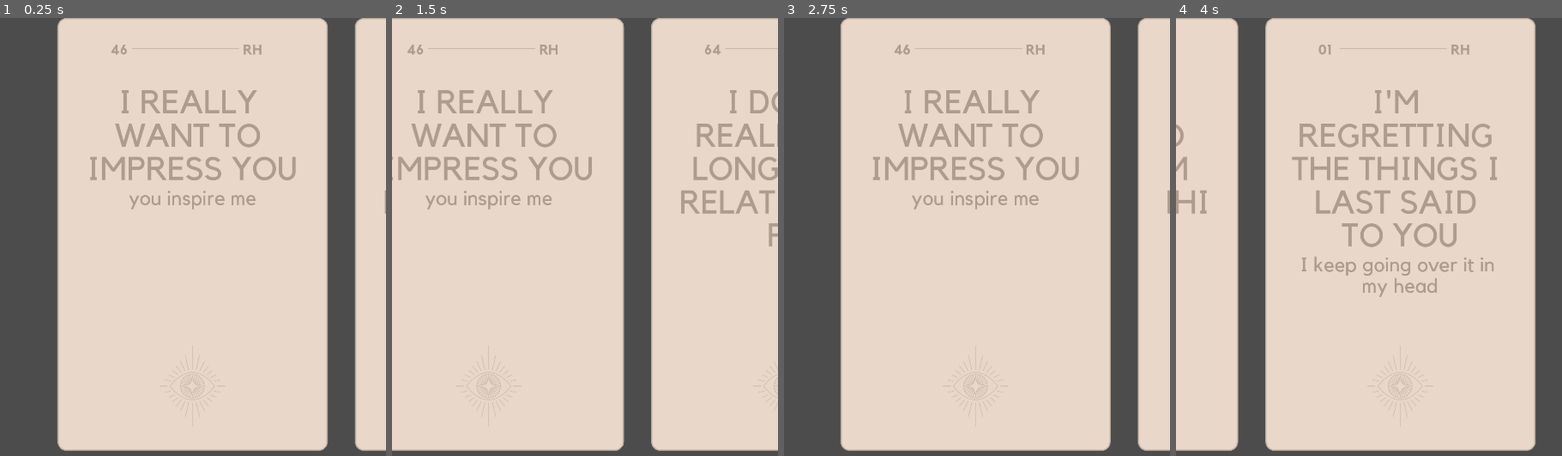
Above: before the commit, frames 1-4 (left to right).
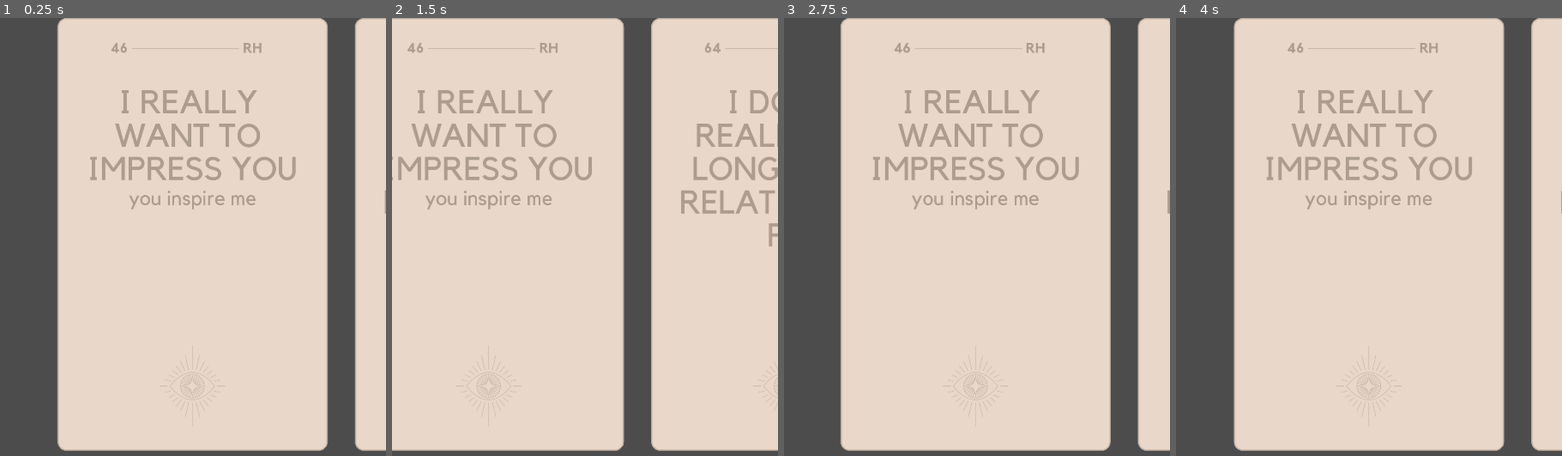
Above: after the commit, the same moments.

Repository: collectivenectar/therealrealoracle
Game: Godot game, scene res://scenes/DrawingCards/Carousels/CarouselFinite.tscn
Two runs of this game, one before a commit and one after it. Both use one fixed random seed, a clock stepped at 60 frames per second and the inputs below. This scene is started directly instead of the project's main scene.
Inputs (mouse positions are in pixels of both pictures, inside the frame that each line leads up to):
- Up to frame 1 (0.25 s): no input
- Up to frame 2 (1.5 s): tap Enter at 0.5 s; drag from (585, 232) to (623, 210) at 0.52 s; tap Space at 1.25 s; drag from (507, 394) to (outside the picture) at 1.27 s
- Up to frame 3 (2.75 s): move the mouse to (1015, 210) at 2.02 s; click (1015, 210) at 2.17 s
- Up to frame 4 (4 s): drag from (outside the picture) to (1253, 258) at 2.77 s; move the mouse to (outside the picture) at 3.52 s; click (outside the picture) at 3.67 s

The runs differ from the first frame. In frame 1, less than 0.1% of the frame differs, in the area x 28-68%, y 5-9%; in frame 2, 0.1%; in frame 3, less than 0.1%; in frame 4, 43%, in the area x 0-100%, y 0-99%.

Commit message:
reloaded carousel input through proper control node, fixed autolayout for card.tscn where input was getting captured outside container rect

Diff:
--- a/scenes/Card.tscn
+++ b/scenes/Card.tscn
@@ -119,7 +119,6 @@
 [node name="VBoxContainer" type="VBoxContainer" parent="Front"]
 anchor_right = 1.0
 anchor_bottom = 1.0
-margin_bottom = 2060.0
 size_flags_horizontal = 3
 size_flags_vertical = 3
 __meta__ = {
@@ -128,17 +127,18 @@
 
 [node name="ReferenceRect" type="ReferenceRect" parent="Front/VBoxContainer"]
 margin_right = 500.0
-margin_bottom = 59.0
-size_flags_horizontal = 3
-size_flags_vertical = 3
-size_flags_stretch_ratio = 0.03
+margin_bottom = 41.0
+size_flags_horizontal = 3
+size_flags_vertical = 3
+size_flags_stretch_ratio = 0.35
 
 [node name="HBoxContainer" type="HBoxContainer" parent="Front/VBoxContainer"]
-margin_top = 63.0
-margin_right = 500.0
-margin_bottom = 90.0
+margin_top = 45.0
+margin_right = 500.0
+margin_bottom = 72.0
 size_flags_horizontal = 3
 size_flags_vertical = 2
+size_flags_stretch_ratio = 0.11
 __meta__ = {
 "_editor_description_": "0"
 }
@@ -195,12 +195,12 @@
 size_flags_horizontal = 3
 
 [node name="ReferenceRect2" type="ReferenceRect" parent="Front/VBoxContainer"]
-margin_top = 2033.0
-margin_right = 500.0
-margin_bottom = 2860.0
-size_flags_horizontal = 3
-size_flags_vertical = 3
-size_flags_stretch_ratio = 0.42
+margin_top = 76.0
+margin_right = 500.0
+margin_bottom = 800.0
+size_flags_horizontal = 3
+size_flags_vertical = 3
+size_flags_stretch_ratio = 6.17
 
 [node name="DescriptionContainer" type="VBoxContainer" parent="Front"]
 anchor_right = 1.0
--- a/scenes/DrawingCards/Carousels/CarouselFinite.gd
+++ b/scenes/DrawingCards/Carousels/CarouselFinite.gd
@@ -40,6 +40,7 @@
 	card_spacing = card_width * card_spacing_card_width_ratio
 	card_zone = card_width + card_spacing
 	self.rect_min_size = Vector2(screen_size.x, card_height)
+	print(self.rect_min_size, card_height)
 
 func _instance_cards():
 	for i in .get_child_count():
@@ -48,6 +49,7 @@
 		.get_child(i).rect_min_size = Vector2(card_width, card_height)
 		card_instance._set_sizing(card_width_height_ratio, card_width)
 		card_instance._front_or_back_visible(global.card_side_displayed)
+		print(.get_child(i).rect_size, .get_child(i).rect_min_size)
 
 func _scene_type_check():
 	if global.carousel_types[global.carousel_type_currently_is] == "CHOOSING":
@@ -114,7 +116,67 @@
 		if abs(animation_end_position - carousel_position) < 0.001:
 			animation_state = "inactive"
 
-func _gui_input(event):
+#func _gui_input(event):
+#	if event is InputEventMouseButton && event.button_index == BUTTON_LEFT:
+#		#if just pressed mouse click
+#		if event.button_index == BUTTON_LEFT && event.pressed:
+#			#set pressed to true, record start position, and set carousel momentum to 0
+#			#in case carousel was in motion, and kill animation state if "inertia"
+#			pressed = true
+#			click_down_position = event.global_position
+#			animation_state = "inactive"
+#			carousel_inertia_initial = 0
+#			print("inactive")
+#		#otherwise if button just released
+#		elif event.button_index == BUTTON_LEFT && !event.pressed:
+#			#store that end position, set pressed to false, and begin inertia calculation
+#			#i.e. calculate the end position based on current position, speed, and card + separation
+#			#width
+#			#once the calculation is done, begin inertial state for animation to take off
+#			click_up_position = event.global_position
+#			pressed = false
+#			animation_end_position = stepify(carousel_position, card_zone) + stepify(carousel_inertia_initial*20.0*1.8939,card_zone)
+#			animation_end_position = clamp(animation_end_position, 0, (last_card_in_carousel * card_zone))
+#			animation_state = "released"
+#			print("released")
+#
+#			#this is for filtering out insufficient momentum to create inertia
+#			#set to filter for x or y changes, because I'm considering putting in
+#			#an animation for the user dragging a card or selecting a card for addition
+#			#to the spread
+#	#if the user is currently moving the mouse
+#	if event is InputEventMouseMotion:
+#		#if the user is moving the mouse AND pressing
+#		if pressed == true:
+#			#set the state to dragging, and add the events position change to window_position
+#			#pass that window_position to _carousel_dragged_pos(), and then be sure
+#			#to store the most recent event position change data for calculation
+#			#of inertia in case the user is about to release
+#			animation_state = "dragging"
+#			carousel_position += event.relative.x
+#			carousel_position = clamp(carousel_position, 0, (last_card_in_carousel * card_zone))
+#			_carousel_card_position_manager(carousel_position)
+#			carousel_inertia_initial = event.relative.x
+#			print("dragging")
+#		elif pressed == false:
+#			pass
+
+##if the user hits the add card button, find out which card is currently in the middle
+##get it's data, and set the availability array position value for that card to unavailable
+#func _on_Button_pressed():
+#	for i in 5:
+#		if get_child(i).rect_position.x >= 270 and get_child(i).rect_position.x <= 310:
+#			var card_array_position : float = fposmod(int(window_position / card_zone) - (i - 2), global.deck_copy_converted.size())
+#			if global.deck_copy_chosen_states[card_array_position] == "available":
+#				global.carousel_choice.append(card_array_position)
+#				global.deck_copy_chosen_states[card_array_position] = "unavailable"
+#				emit_signal("card_chosen", 1)
+#				_carousel_dragged_pos(window_position)
+#			else:
+#				print("deck_copy_chosen_states array indicates that card is unavailable")
+
+
+func _on_cardContainer_gui_input(event):
 	if event is InputEventMouseButton && event.button_index == BUTTON_LEFT:
 		#if just pressed mouse click
 		if event.button_index == BUTTON_LEFT && event.pressed:
@@ -137,6 +199,7 @@
 			animation_end_position = clamp(animation_end_position, 0, (last_card_in_carousel * card_zone))
 			animation_state = "released"
 			print("released")
+
 			#this is for filtering out insufficient momentum to create inertia
 			#set to filter for x or y changes, because I'm considering putting in
 			#an animation for the user dragging a card or selecting a card for addition
@@ -157,17 +220,3 @@
 			print("dragging")
 		elif pressed == false:
 			pass
-
-##if the user hits the add card button, find out which card is currently in the middle
-##get it's data, and set the availability array position value for that card to unavailable
-#func _on_Button_pressed():
-#	for i in 5:
-#		if get_child(i).rect_position.x >= 270 and get_child(i).rect_position.x <= 310:
-#			var card_array_position : float = fposmod(int(window_position / card_zone) - (i - 2), global.deck_copy_converted.size())
-#			if global.deck_copy_chosen_states[card_array_position] == "available":
-#				global.carousel_choice.append(card_array_position)
-#				global.deck_copy_chosen_states[card_array_position] = "unavailable"
-#				emit_signal("card_chosen", 1)
-#				_carousel_dragged_pos(window_position)
-#			else:
-#				print("deck_copy_chosen_states array indicates that card is unavailable")
--- a/scenes/DrawingCards/Carousels/CarouselFinite.tscn
+++ b/scenes/DrawingCards/Carousels/CarouselFinite.tscn
@@ -49,3 +49,5 @@
 rect_min_size = Vector2( 500, 800 )
 mouse_filter = 1
 stretch_mode = 0
+
+[connection signal="gui_input" from="." to="." method="_on_cardContainer_gui_input"]
